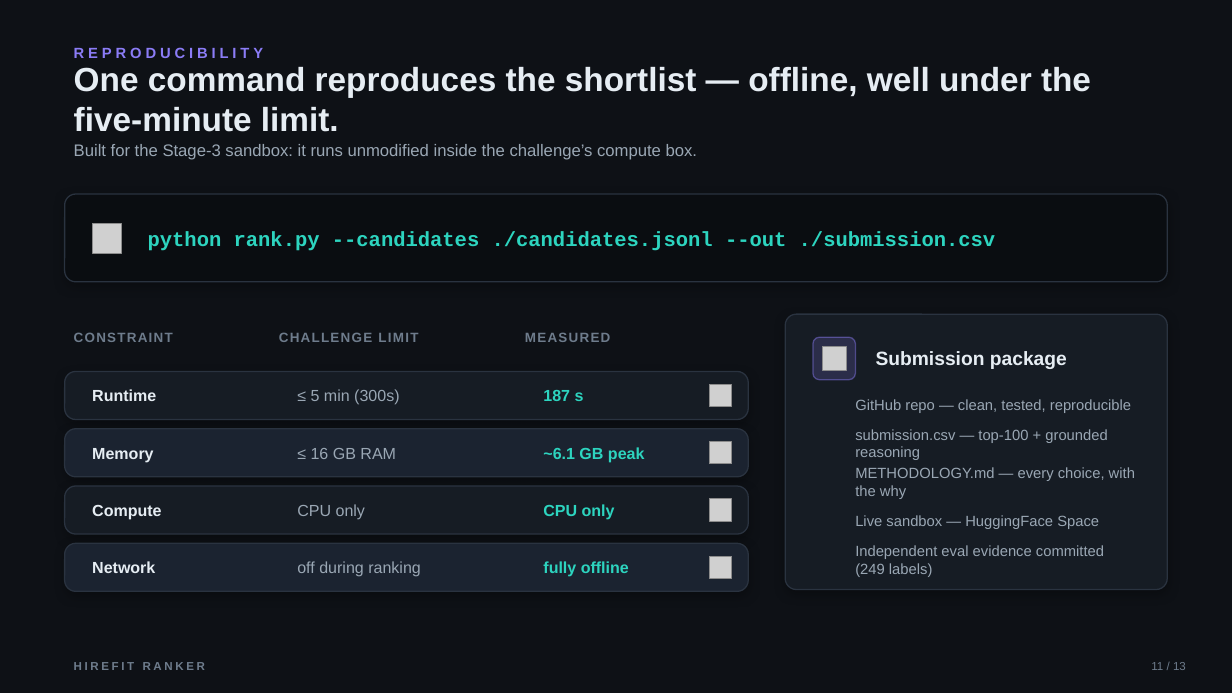
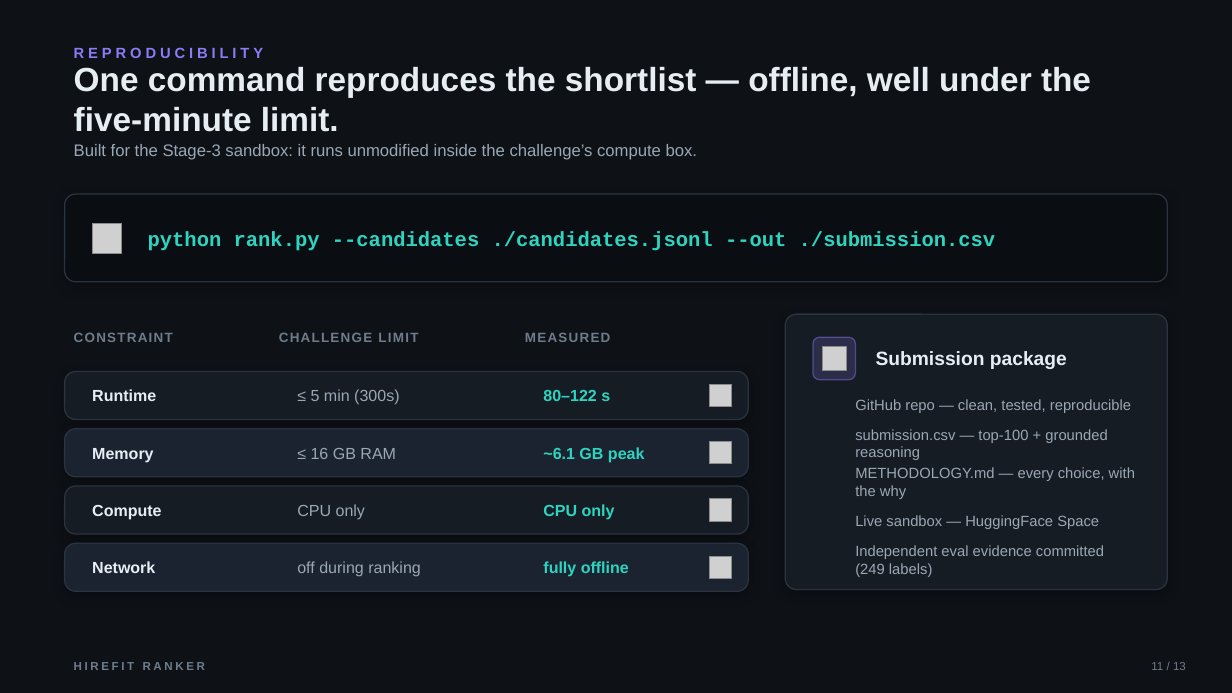
Before and after one commit to bansalbhunesh/redrob-hirefit-ranker, a slide deck: slide 11 of docs/HireFit_Ranker_Redrob_POLISHED.pptx. Drawn at 1232x693 pixels with LibreOffice and Linux fonts; fonts in the diff are those of the drawing; grey boxes stand for pictures; background and template pictures are left out. Boxes give left, top, right and bottom in pixels: in the first picture for what was removed or moved away, otherwise in the second. Text is boxed around its words. In the diff, an @@ line names an element or a change of style, - is before the commit and + after.

```diff
--- a/docs/HireFit_Ranker_Redrob_POLISHED.pptx
+++ b/docs/HireFit_Ranker_Redrob_POLISHED.pptx
@@ text at <box>543,390,610,401</box>: text changed @@
-187 s
+80–122 s
```
Also in this commit, not shown: 2 other slides changed, 2 other files.
